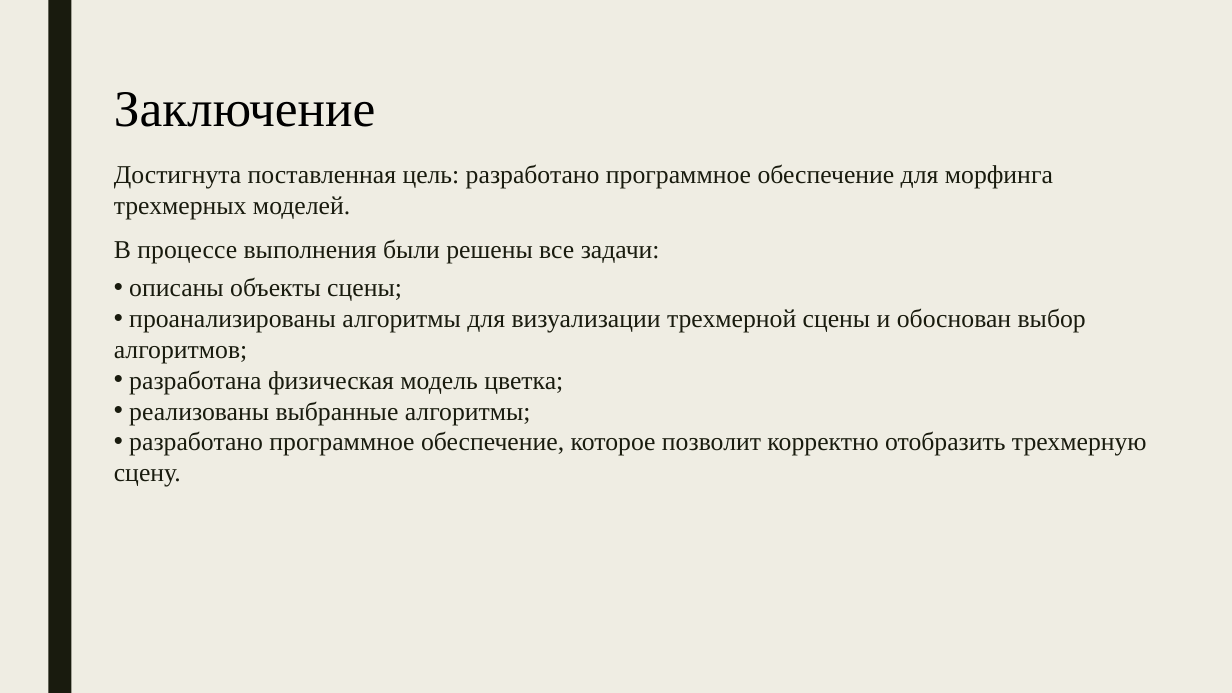
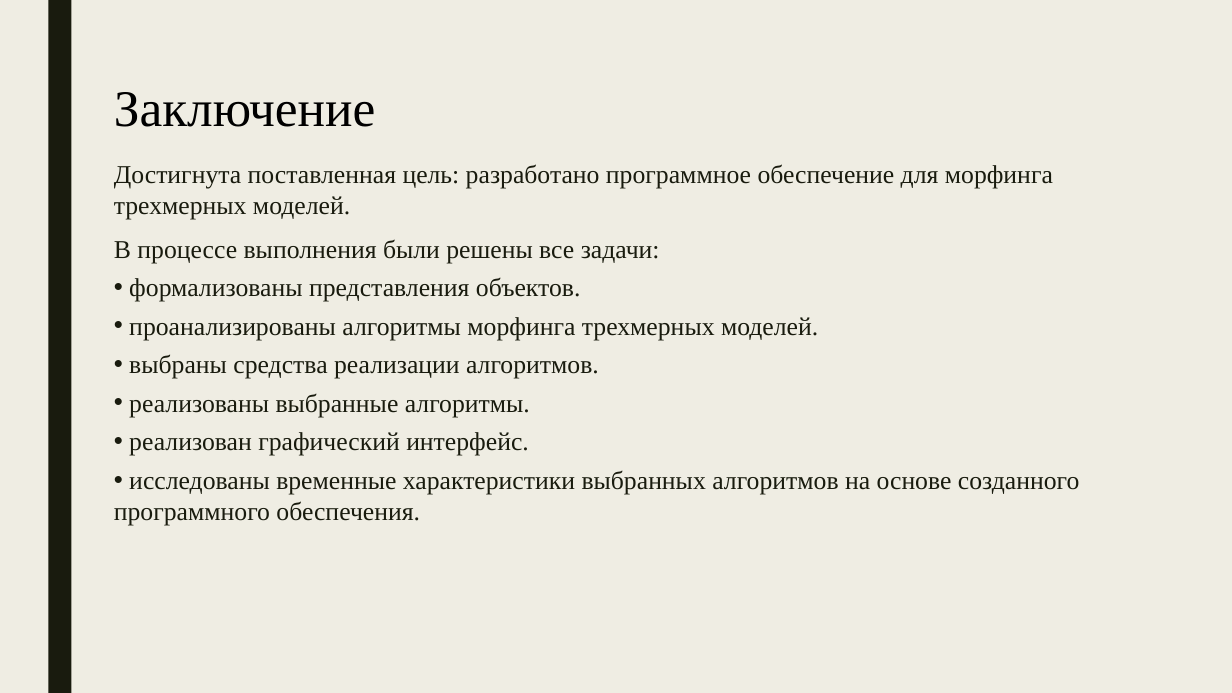
Before and after one commit to XTDimasXT/BMSTU-CG-CW, a slide deck: slide 13 of presentation.pptx. Drawn at 1232x693 pixels with LibreOffice and Linux fonts; fonts in the diff are those of the drawing. Boxes give left, top, right and bottom in pixels: in the first picture for what was removed or moved away, otherwise in the second. Text is boxed around its words. In the diff, an @@ line names an element or a change of style, - is before the commit and + after.

```diff
--- a/presentation.pptx
+++ b/presentation.pptx
@@ text at <box>114,278,1080,525</box>: text changed @@
-• описаны объекты сцены;
-• проанализированы алгоритмы для визуализации трехмерной сцены и обоснован выбор алгоритмов;
-• разработана физическая модель цветка;
-• реализованы выбранные алгоритмы;
-• разработано программное обеспечение, которое позволит корректно отобразить трехмерную сцену.
+• формализованы представления объектов.
+• проанализированы алгоритмы морфинга трехмерных моделей.
+• выбраны средства реализации алгоритмов.
+• реализованы выбранные алгоритмы.
+• реализован графический интерфейс.
+• исследованы временные характеристики выбранных алгоритмов на основе созданного программного обеспечения.
```
Also in this commit, not shown: 3 other slides changed, 25 other files.
